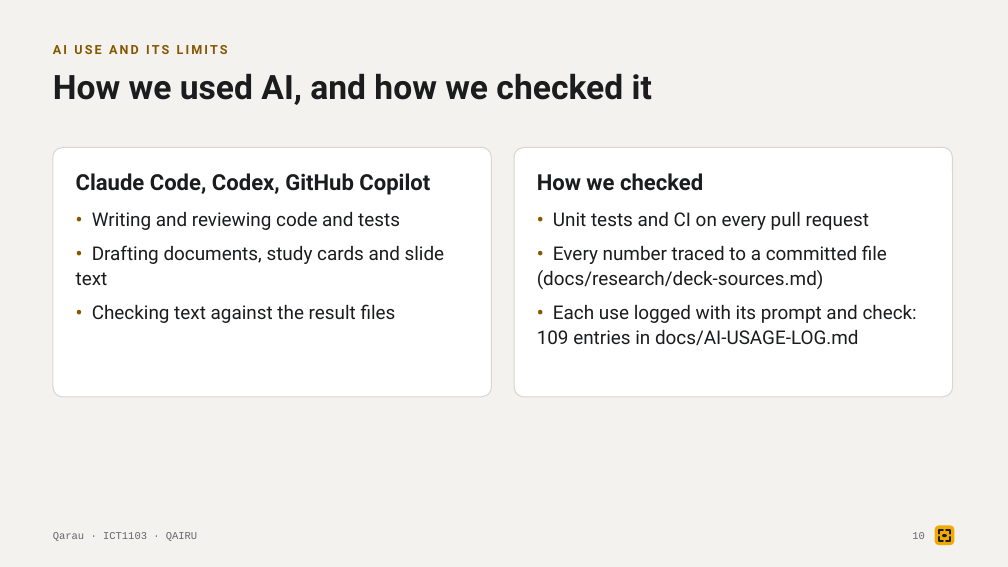
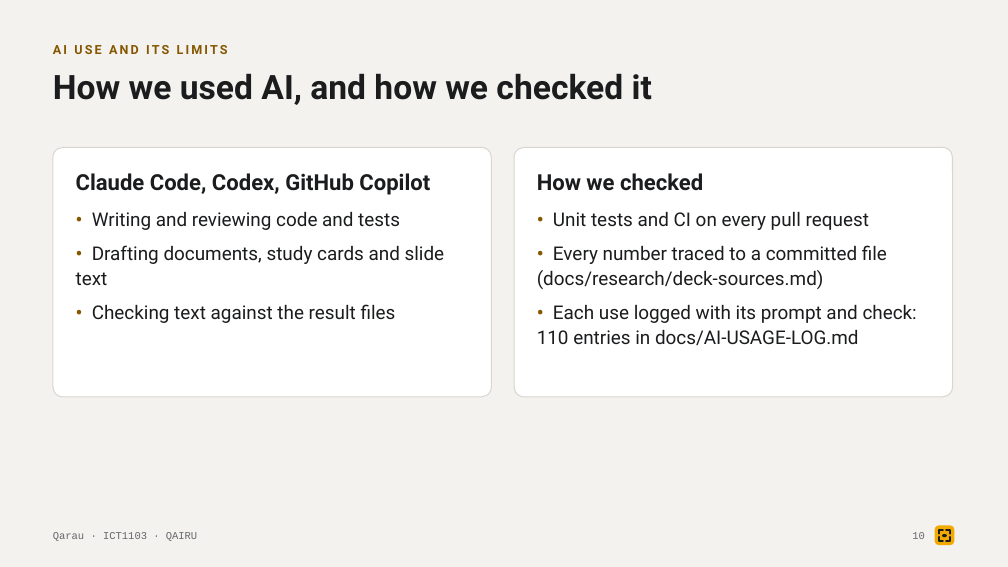
Before and after one commit to tairqaldy/jolscan-ict-final-1st-trimester, a slide deck: slide 10 of docs/deck/qarau-defense-deck.pptx. Drawn at 1008x567 pixels with LibreOffice and Linux fonts; fonts in the diff are those of the drawing. Boxes give left, top, right and bottom in pixels: in the first picture for what was removed or moved away, otherwise in the second. Text is boxed around its words. In the diff, an @@ line names an element or a change of style, - is before the commit and + after.

Commit message:
Deck build keeps the PRESENTATION.md script copy in sync; rebuild (AI log 110)
After #467 slide 10's count was 108 in the deck and 105 in docs/PRESENTATION.md,
whose script copy (#460) the builder never wrote; slides 5 and 6 there were also
stale. make_deck.py now rewrites each '### N.' script, its word count and time,
and the total on every full build, leaving the rest of the file alone. One test.
Rebuilt from 9faf7a3: 193 numbers, R-6 open, 110 entries, 8:01.

```diff
--- a/docs/deck/qarau-defense-deck.pptx
+++ b/docs/deck/qarau-defense-deck.pptx
@@ text at (537,305,917,345): text changed @@
-• Each use logged with its prompt and check: 109 entries in docs/AI-USAGE-LOG.md
+• Each use logged with its prompt and check: 110 entries in docs/AI-USAGE-LOG.md
```
Also in this commit, not shown: 7 other files.
